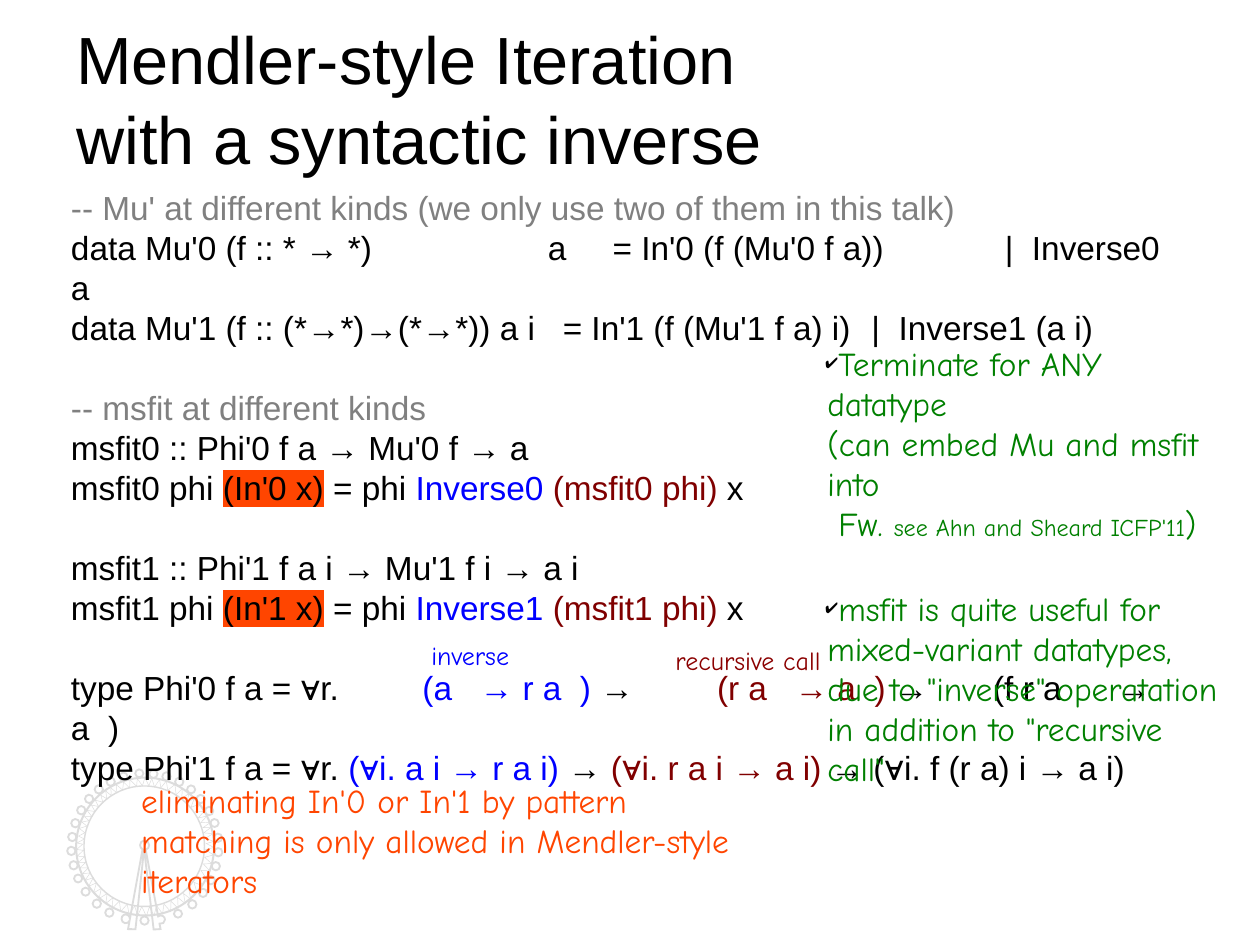
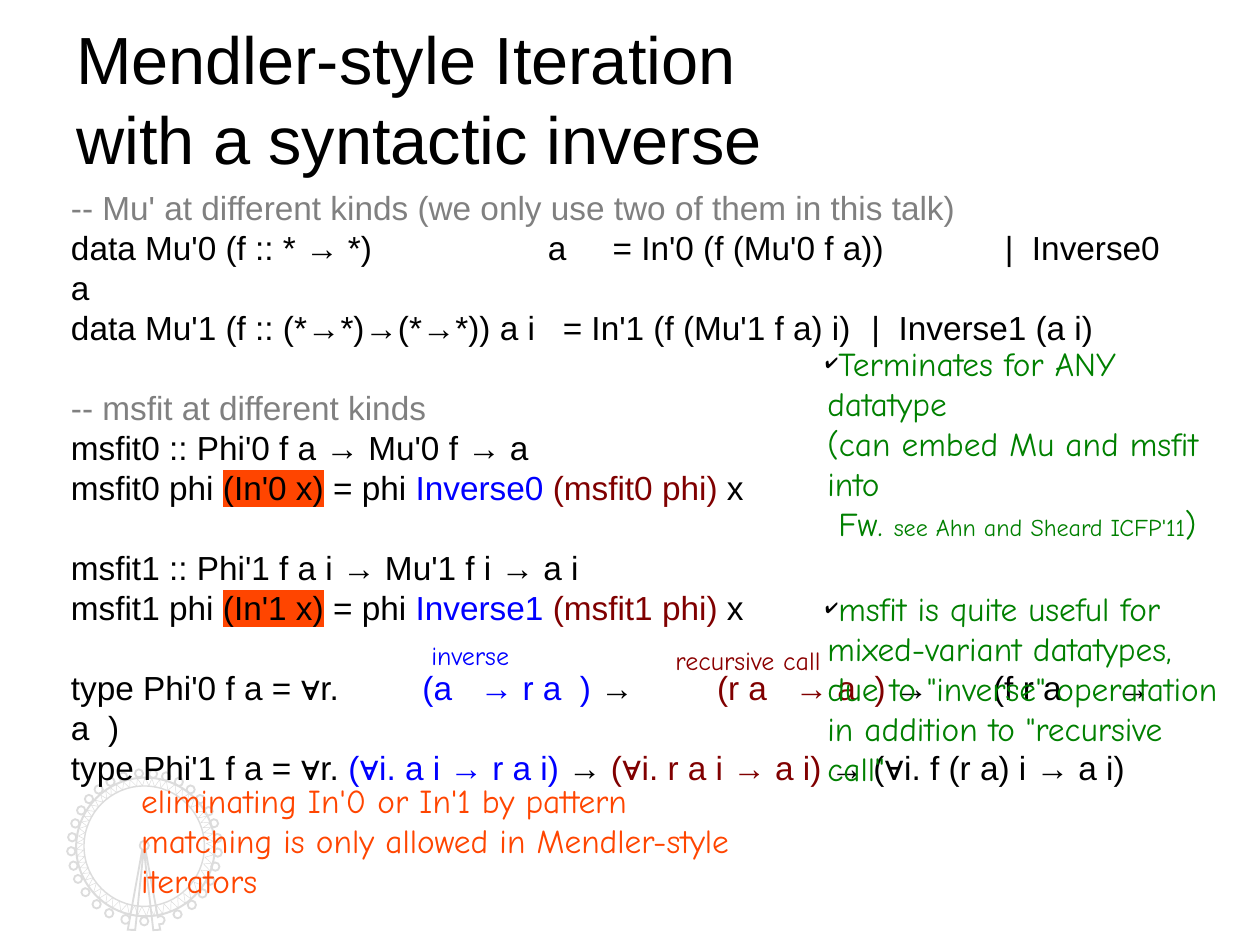
Before and after one commit to kyagrd/nax, a slide deck: slide 8 of trunk/draft/TYPES13/ppt/myslide.odp. Drawn at 1260x945 pixels with LibreOffice and Linux fonts; fonts in the diff are those of the drawing. Boxes give left, top, right and bottom in pixels: in the first picture for what was removed or moved away, otherwise in the second. Text is boxed around its words. In the diff, an @@ line names an element or a change of style, - is before the commit and + after.

```diff
--- a/trunk/draft/TYPES13/ppt/myslide.odp
+++ b/trunk/draft/TYPES13/ppt/myslide.odp
@@ text at [827, 353, 1198, 537]: text changed @@
-✔ Terminate for ANY datatype
-  (can embed Mu and msfit into
-  Fw. see Ahn and Sheard ICFP'11)
+✔ Terminates for ANY datatype
+  (can embed Mu and msfit into
+  Fw. see Ahn and Sheard ICFP'11)
```
Also in this commit, not shown: 16 other slides changed, 1 other file.
